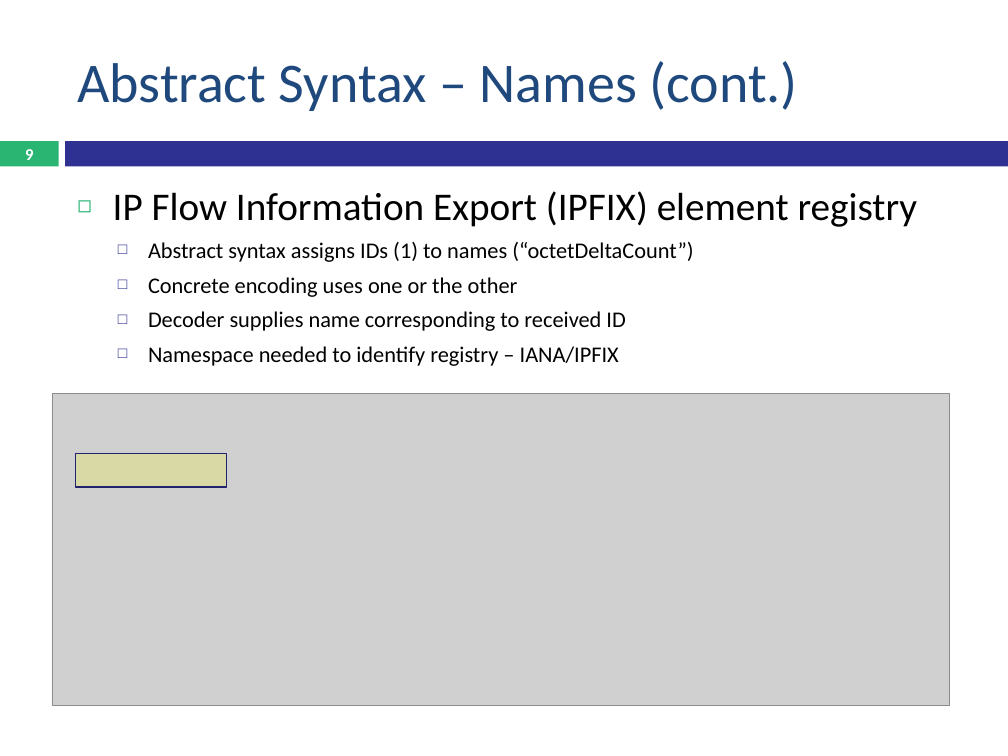
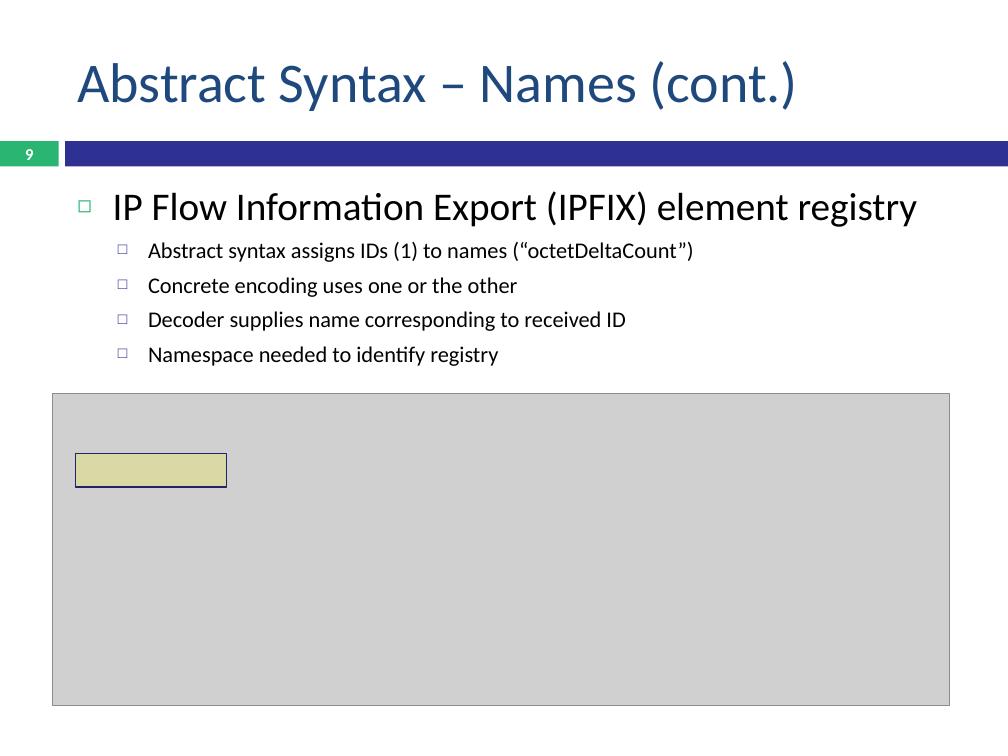
Before and after one commit to OpenC2-org/openc2-davaya, a slide deck: slide 9 of devel/OpenC2 Schema.pptx. Drawn at 1008x756 pixels with LibreOffice and Linux fonts; fonts in the diff are those of the drawing; grey boxes stand for pictures. Boxes give left, top, right and bottom in pixels: in the first picture for what was removed or moved away, otherwise in the second. Text is boxed around its words. In the diff, an @@ line names an element or a change of style, - is before the commit and + after.

```diff
--- a/devel/OpenC2 Schema.pptx
+++ b/devel/OpenC2 Schema.pptx
@@ text at (148, 346, 498, 366): text changed @@
-  □ Namespace needed to identify registry – IANA/IPFIX
+  □ Namespace needed to identify registry
```
Also in this commit, not shown: 3 other slides changed, 4 slides added, 1 slide removed.
